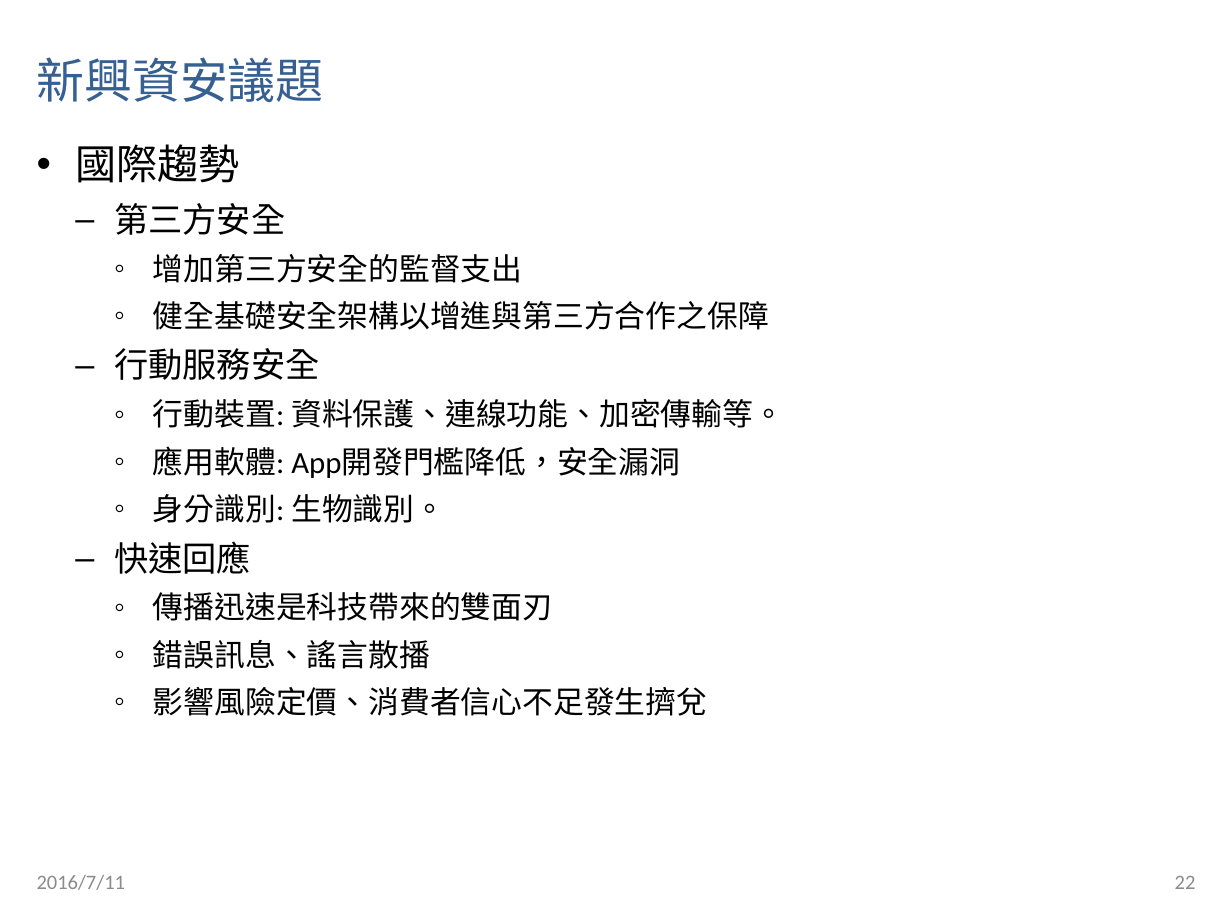
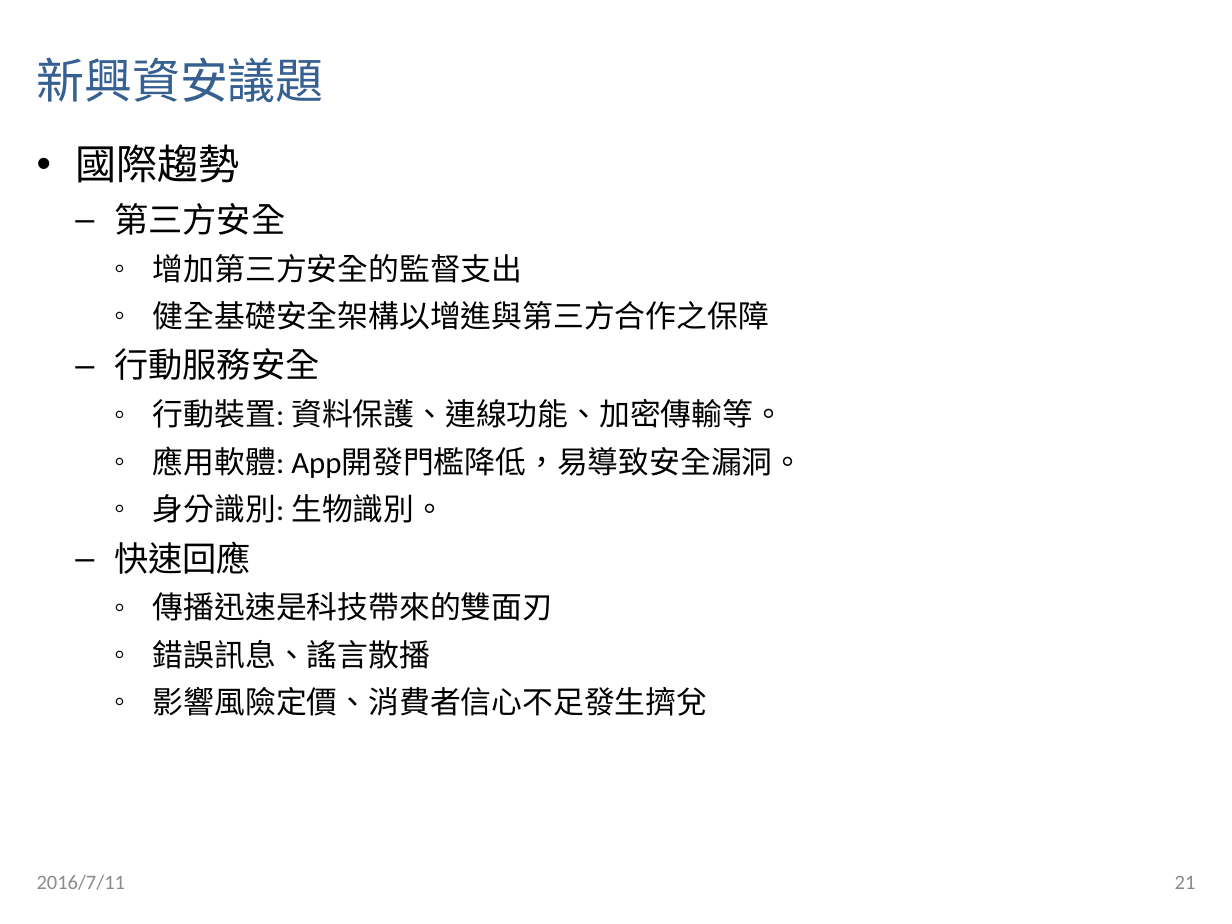
Before and after one commit to CpOuyang/custom, a slide deck: slide 21 of 20160712 - 金融科技白皮書(部會).pptx (slide 22 before the commit). Drawn at 1232x924 pixels with LibreOffice and Linux fonts; fonts in the diff are those of the drawing. Boxes give left, top, right and bottom in pixels: in the first picture for what was removed or moved away, otherwise in the second. Text is boxed around its words. In the diff, an @@ line names an element or a change of style, - is before the commit and + after.

```diff
--- a/20160712 - 金融科技白皮書(部會).pptx
+++ b/20160712 - 金融科技白皮書(部會).pptx
@@ text at [153, 446, 803, 478]: text changed @@
-    ◦ 應用軟體: App開發門檻降低，安全漏洞
+    ◦ 應用軟體: App開發門檻降低，易導致安全漏洞。
@@ page number at [1175, 876, 1196, 889]: text changed @@
-22
+21
```
Also in this commit, not shown: 2 other slides changed, 2 slides added, 3 slides removed.
